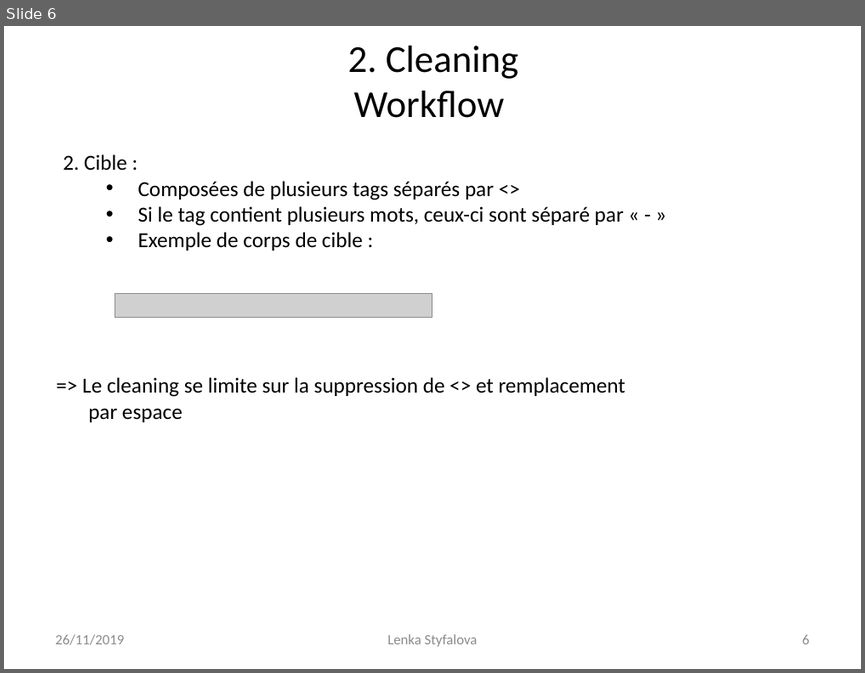
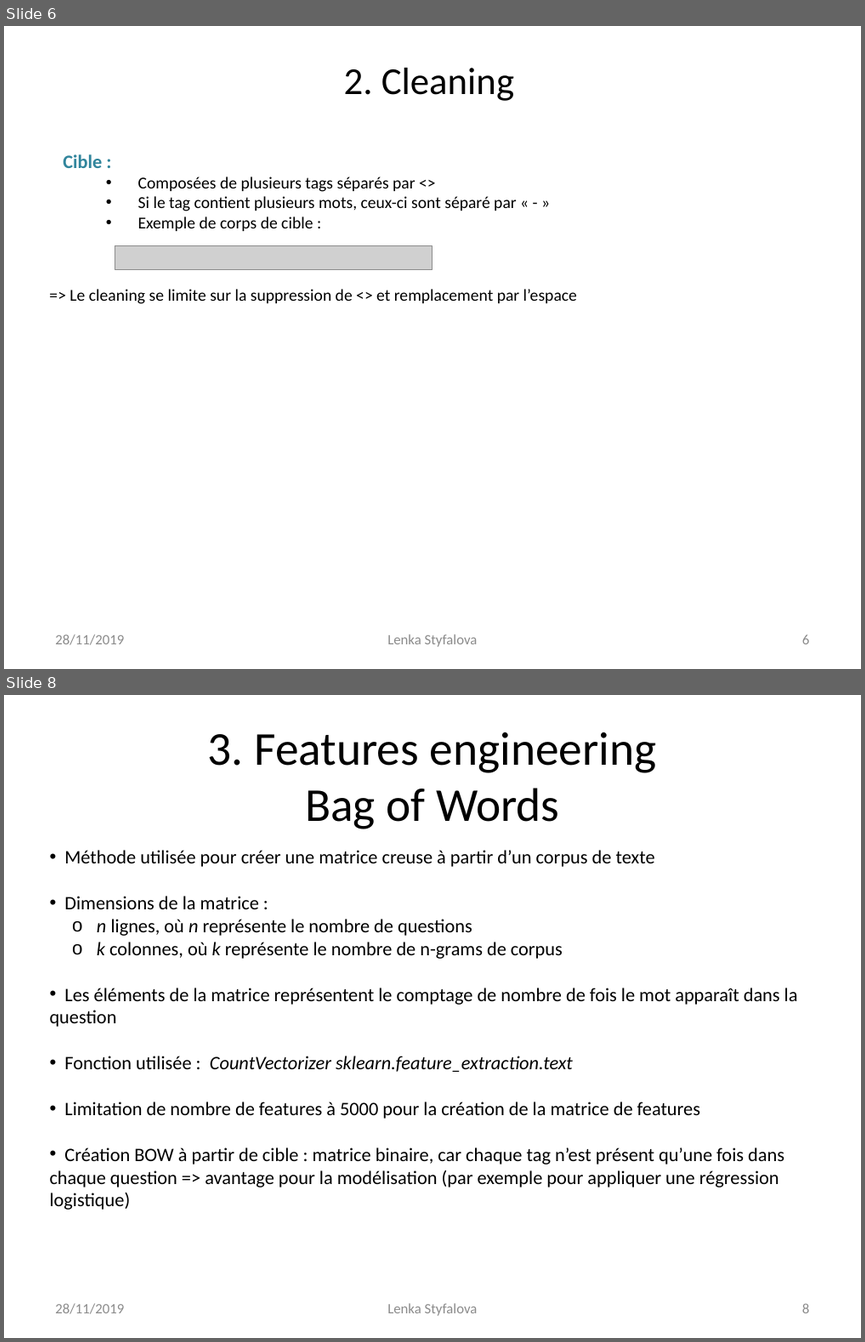
Before and after one commit to Lenka-St/Projet5, a slide deck: Projet 5 - Catégorisez automatiquement des questions.pptx. Shown one above the other, each under a label of ours: slide 6 before the commit, slides 6 and 8 after it; the slides between them are not shown. The pictures are 865x673 and 865x1342 pixels, drawn with LibreOffice and Linux fonts; fonts in the diff are those of the drawing; grey boxes stand for pictures. Boxes give left, top, right and bottom in pixels: in the first picture for what was removed or moved away, otherwise in the second. Text is boxed around its words. In the diff, an @@ line names an element or a change of style, - is before the commit and + after.

```diff
--- a/Projet 5 - Catégorisez automatiquement des questions.pptx
+++ b/Projet 5 - Catégorisez automatiquement des questions.pptx
@@ slide 8 added at (4,695,861,1338), background #FFFFFF @@
@@ title added at (208,732,657,829), 39.6 pt, text #000000 @@
+3. Features engineering
+Bag of Words
@@ text added at (50,850,798,1209), 16 pt, text #000000 @@
+• Méthode utilisée pour créer une matrice creuse à partir d’un corpus de texte
+• Dimensions de la matrice :
+  o n lignes, où n représente le nombre de questions
+  o k colonnes, où k représente le nombre de n-grams de corpus
+• Les éléments de la matrice représentent le comptage de nombre de fois le mot apparaît dans la question
+• Fonction utilisée : CountVectorizer sklearn.feature_extraction.text
+• Limitation de nombre de features à 5000 pour la création de la matrice de features
+• Création BOW à partir de cible : matrice binaire, car chaque tag n’est présent qu’une fois dans chaque question => avantage pour la modélisation (par exemple pour appliquer une régression logistique)
@@ text added at (55,1303,124,1314), 12 pt, text #8C8C8C @@
+28/11/2019
@@ text added at (387,1303,477,1315), 12 pt, text #8C8C8C @@
+Lenka Styfalova
@@ page number added at (802,1303,809,1313), 12 pt, text #8C8C8C @@
+8
@@ slide 6 changed as well @@
@@ title at (344,68,514,101): text changed @@
-2. Cleaning
-Workflow
+2. Cleaning
@@ text at (63,154,102,168): text changed; size 18 to 16 pt; text colour #000000 to #31859C; bold on @@
-2. Cible :
+Cible :
@@ text at (138,176,517,231): size 18 to 14 pt @@
@@ picture: place and size @@
-picture at (115,293,432,318)
+picture at (115,246,432,270)
@@ text at (69,289,577,304): text changed; size 18 to 14 pt @@
-=> Le cleaning se limite sur la suppression de <> et remplacement par espace
+=> Le cleaning se limite sur la suppression de <> et remplacement par l’espace
@@ text at (55,634,124,645): text changed @@
-26/11/2019
+28/11/2019
```
Also in this commit, not shown: 16 other slides changed, 7 other slides added, 1 slide removed.
